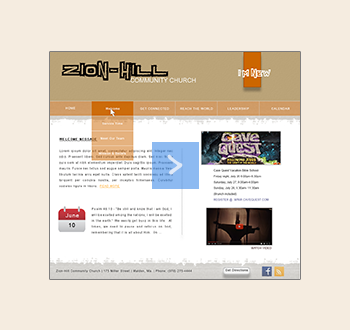
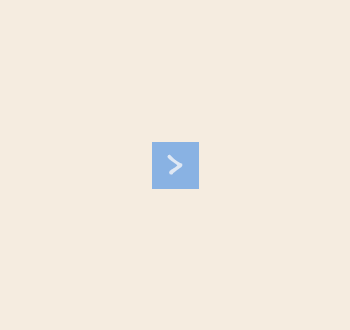
Layer changes from the first 350 x 330 image to the second:
hid "church" over <box>50,52,300,279</box>
